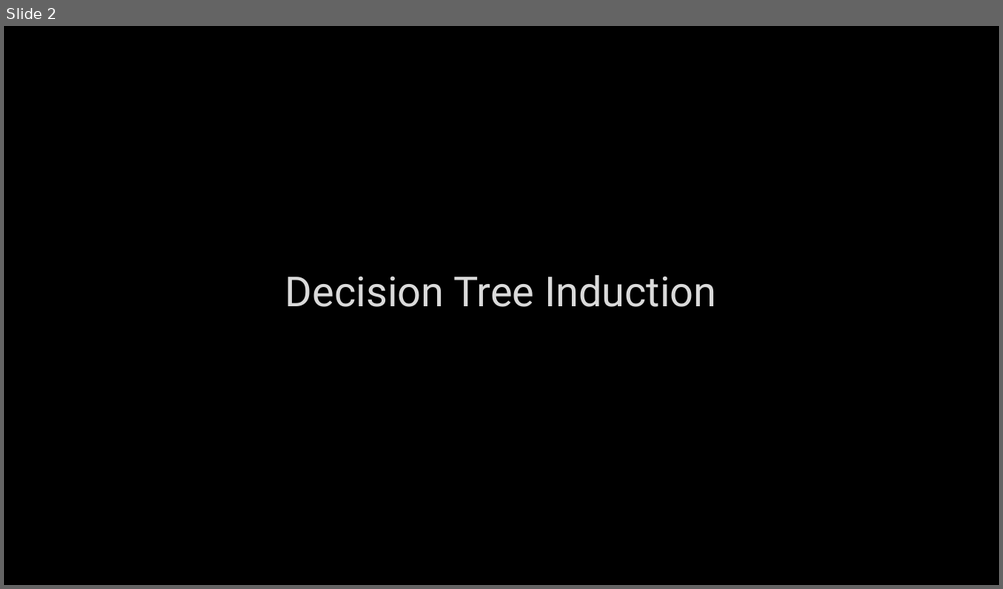
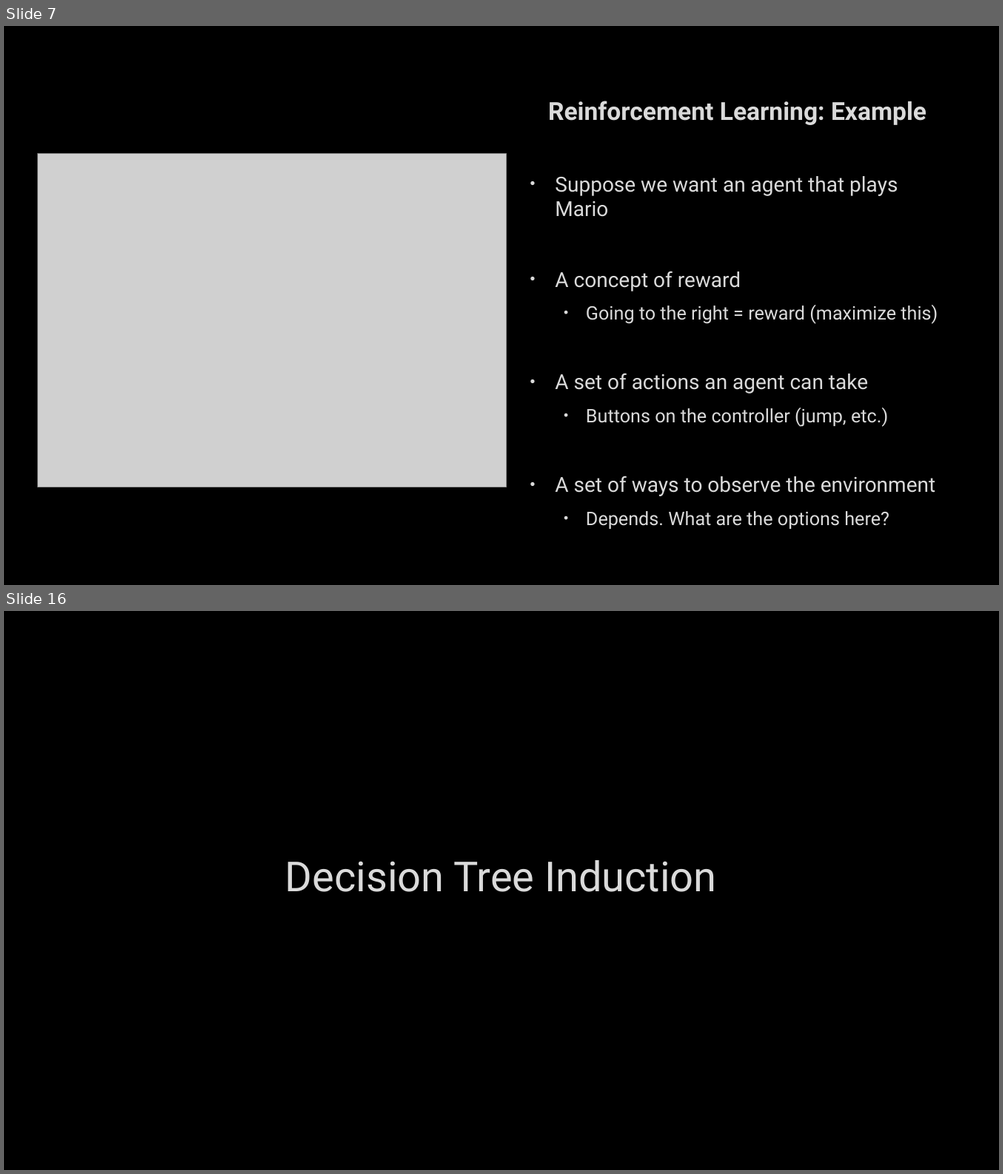
Before and after one commit to markfloryan/AI, a slide deck: slides/13-ML-DecisionTrees.pptx. Shown one above the other, each under a label of ours: slide 2 before the commit, slides 7 and 16 after it; the slides between them are not shown. The pictures are 1003x589 and 1003x1174 pixels, drawn with LibreOffice and Linux fonts; fonts in the diff are those of the drawing; grey boxes stand for pictures; background and template pictures are left out. Boxes give left, top, right and bottom in pixels: in the first picture for what was removed or moved away, otherwise in the second. Text is boxed around its words. In the diff, an @@ line names an element or a change of style, - is before the commit and + after.

```diff
--- a/slides/13-ML-DecisionTrees.pptx
+++ b/slides/13-ML-DecisionTrees.pptx
@@ slide 7 added at (x1=4, y1=26, x2=999, y2=585), background picture (left out) @@
@@ text added at (x1=548, y1=101, x2=935, y2=529), 20 pt, text #DADADA @@
+Reinforcement Learning: Example
+• Suppose we want an agent that plays Mario
+• A concept of reward
+  • Going to the right = reward (maximize this)
+• A set of actions an agent can take
+  • Buttons on the controller (jump, etc.)
+• A set of ways to observe the environment
+  • Depends. What are the options here?
@@ picture added at (x1=37, y1=153, x2=506, y2=488) @@
@@ what was slide 2 is now slide 16 @@
```
Also in this commit, not shown: 14 slides changed, 13 other slides added, 9 other files.
